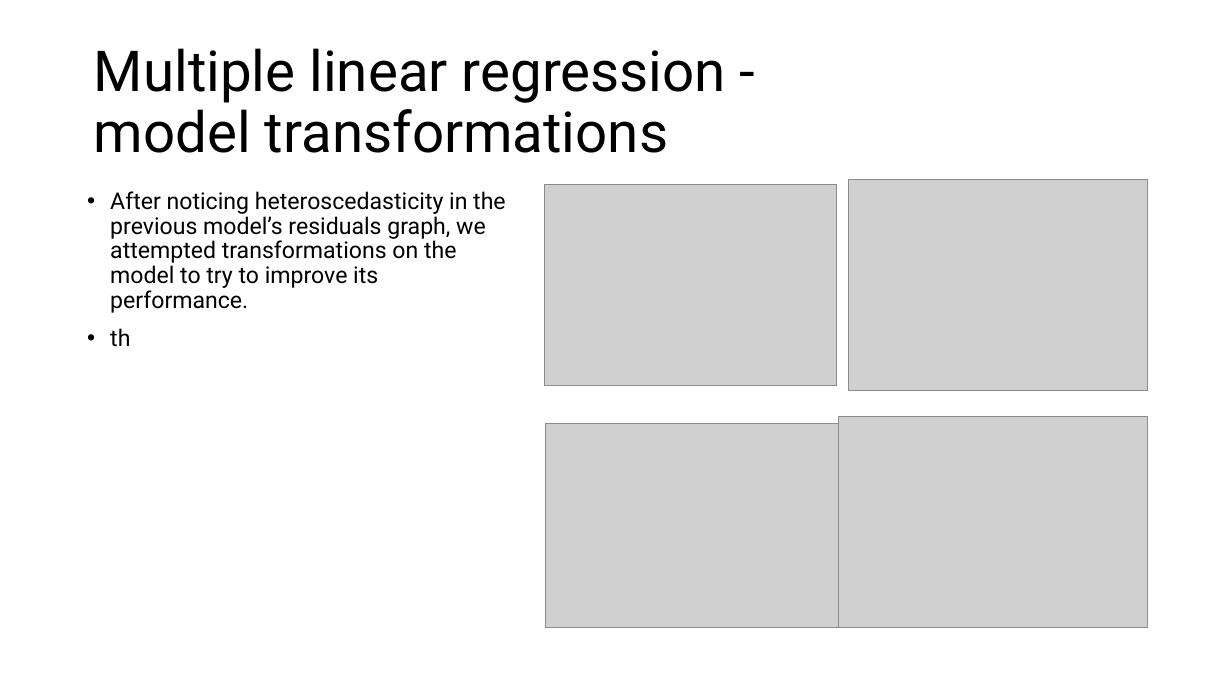
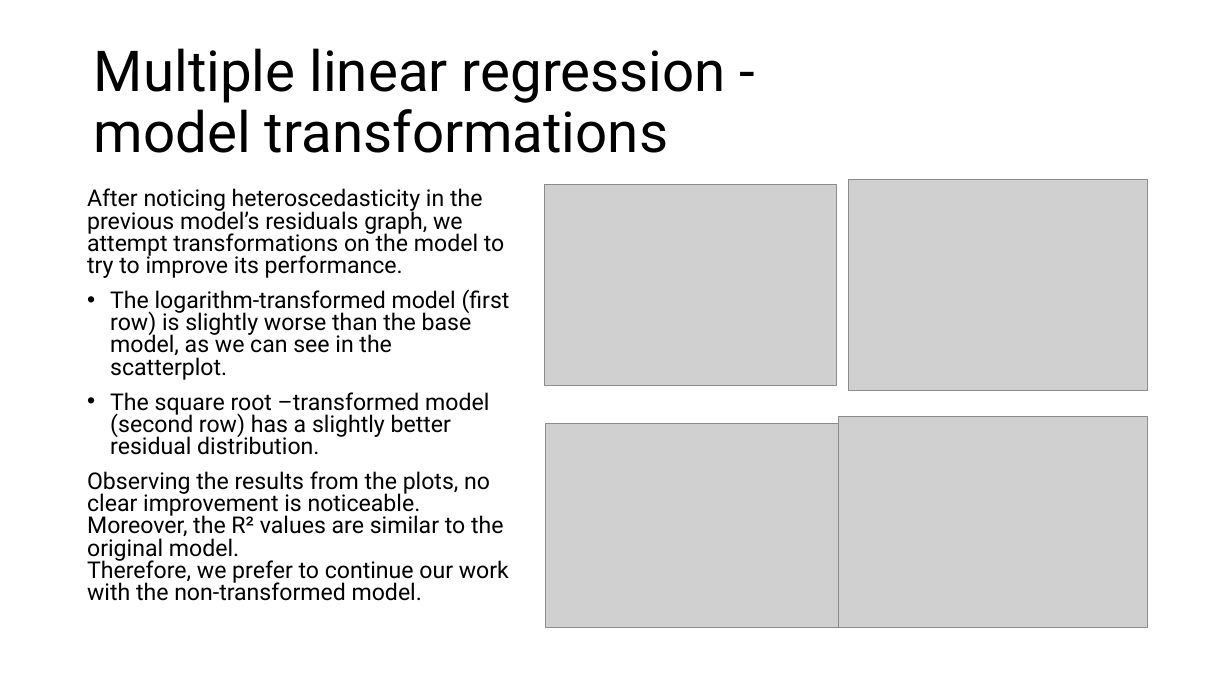
Before and after one commit to DanieleGotti/Food_Delivery_Time_Prediction, a slide deck: slide 17 of Presentazione_progetto.pptx (slide 15 before the commit). Drawn at 1232x693 pixels with LibreOffice and Linux fonts; fonts in the diff are those of the drawing; grey boxes stand for pictures. Boxes give left, top, right and bottom in pixels: in the first picture for what was removed or moved away, otherwise in the second. Text is boxed around its words. In the diff, an @@ line names an element or a change of style, - is before the commit and + after.

```diff
--- a/Presentazione_progetto.pptx
+++ b/Presentazione_progetto.pptx
@@ text at [87,188,510,601]: text changed @@
-• After noticing heteroscedasticity in the previous model’s residuals graph, we attempted transformations on the model to try to improve its performance.
-• th
+After noticing heteroscedasticity in the previous model’s residuals graph, we attempt transformations on the model to try to improve its performance.
+• The logarithm-transformed model (first row) is slightly worse than the base model, as we can see in the scatterplot.
+• The square root –transformed model (second row) has a slightly better residual distribution.
+Observing the results from the plots, no clear improvement is noticeable.
+Moreover, the R² values are similar to the original model.
+Therefore, we prefer to continue our work with the non-transformed model.
```
Also in this commit, not shown: 4 other slides changed, 9 slides added, 42 other files.
